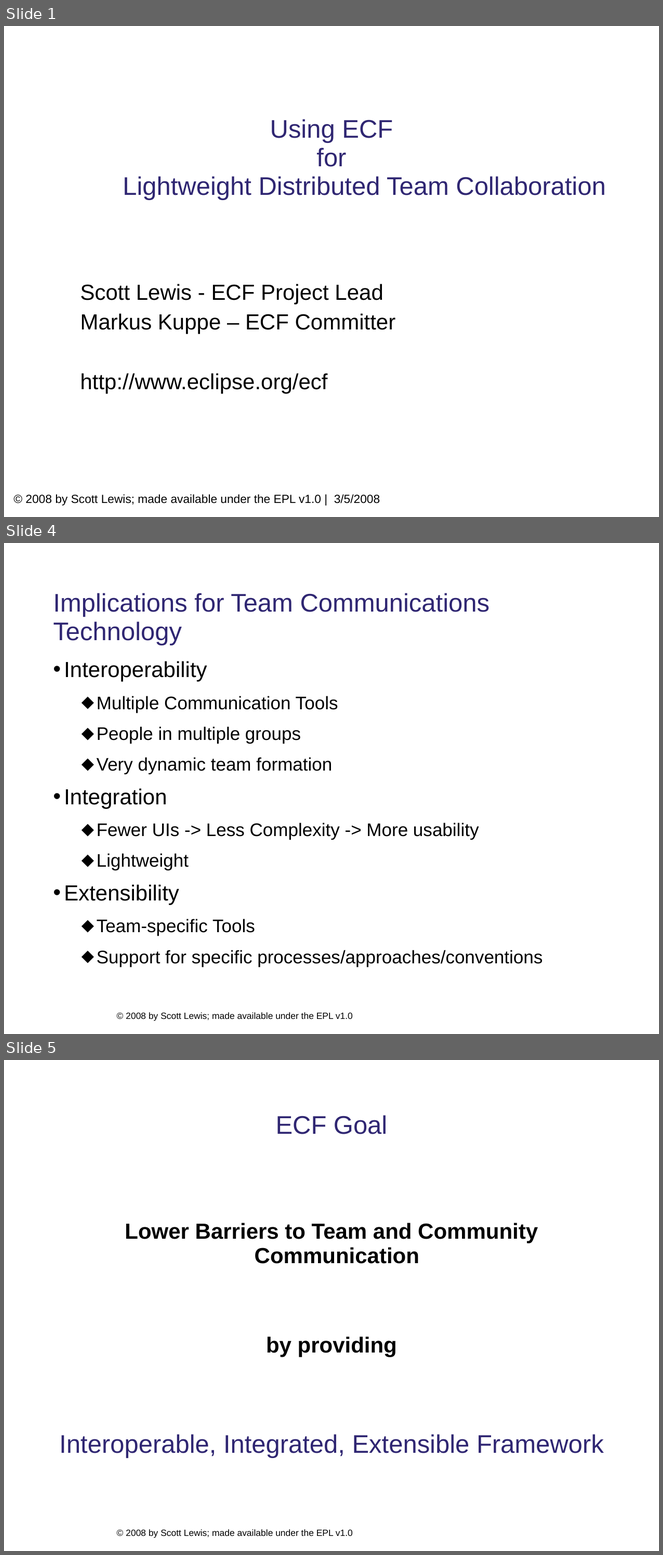
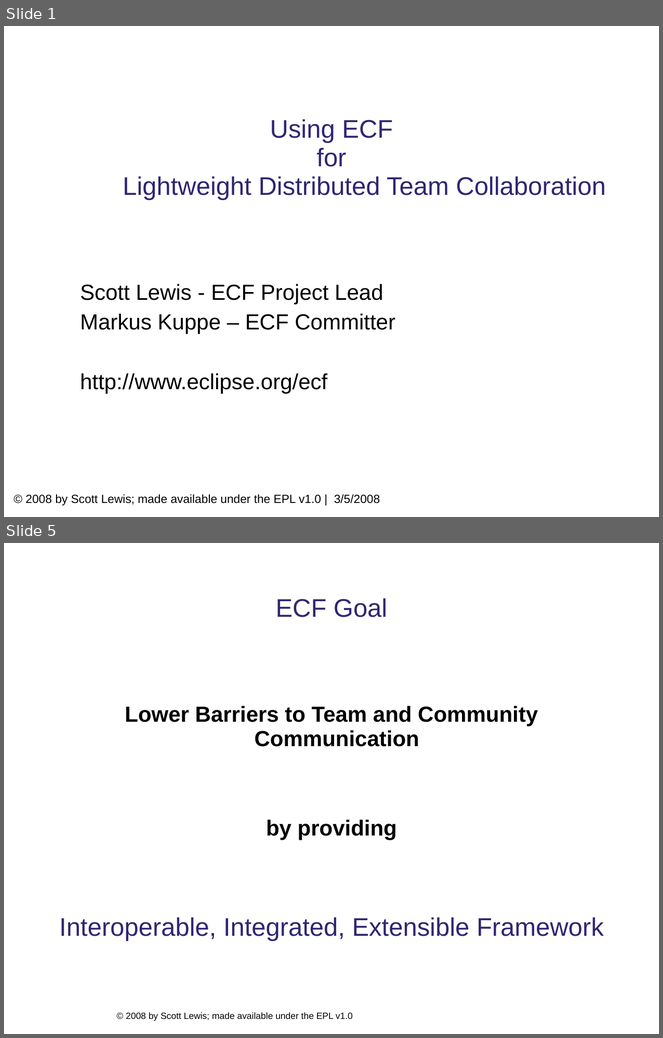
Before and after one commit to eclipse/ecf-website, a slide deck: presentations/eclipsecon2008/longtalk134/ecf_eclipsecon2008_134.ppt. Shown one above the other, each under a label of ours: slides 1, 4 and 5 before the commit, slides 1 and 5 after it; the slides between them are not shown. The pictures are 663x1555 and 663x1038 pixels, drawn with LibreOffice and Linux fonts; fonts in the diff are those of the drawing; background and template pictures are left out. Boxes give left, top, right and bottom in pixels: in the first picture for what was removed or moved away, otherwise in the second. Text is boxed around its words. In the diff, an @@ line names an element or a change of style, - is before the commit and + after.

```diff
--- a/presentations/eclipsecon2008/longtalk134/ecf_eclipsecon2008_134.ppt
+++ b/presentations/eclipsecon2008/longtalk134/ecf_eclipsecon2008_134.ppt
@@ slide 4 removed at (4, 543, 659, 1034), background #FFFFFF; not listed: 1 template element that a slide beside it also shows @@
@@ title removed at (53, 593, 490, 645) @@
-Implications for Team Communications Technology
@@ text removed at (64, 661, 543, 967) @@
-• Interoperability
-  ⬥ Multiple Communication Tools
-  ⬥ People in multiple groups
-  ⬥ Very dynamic team formation
-• Integration
-  ⬥ Fewer UIs -> Less Complexity -> More usability
-  ⬥ Lightweight
-• Extensibility
-  ⬥ Team-specific Tools
-  ⬥ Support for specific processes/approaches/conventions
```
Also in this commit, not shown: 6 slides changed, 3 slides added, 6 other slides removed, 1 other file.
